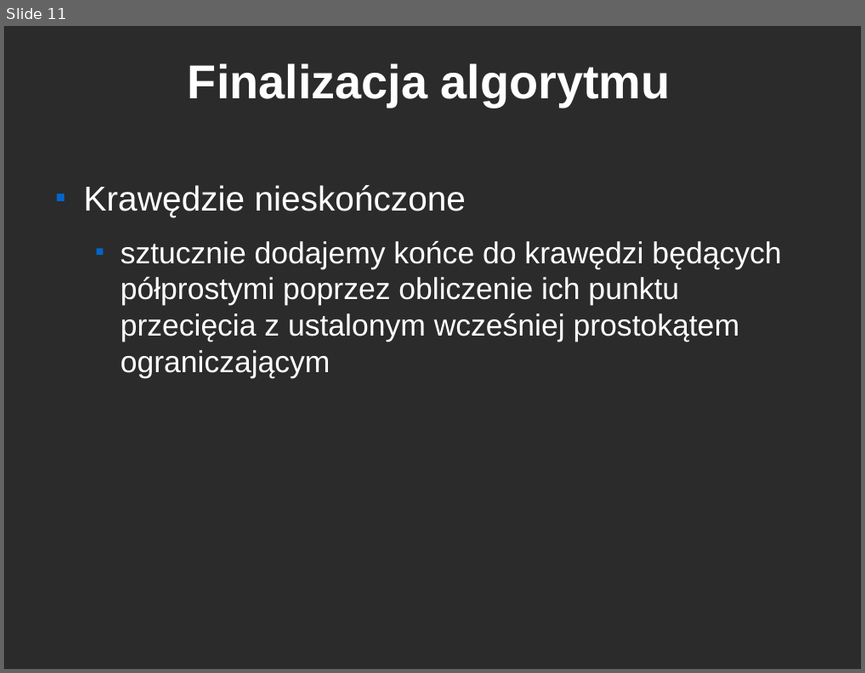
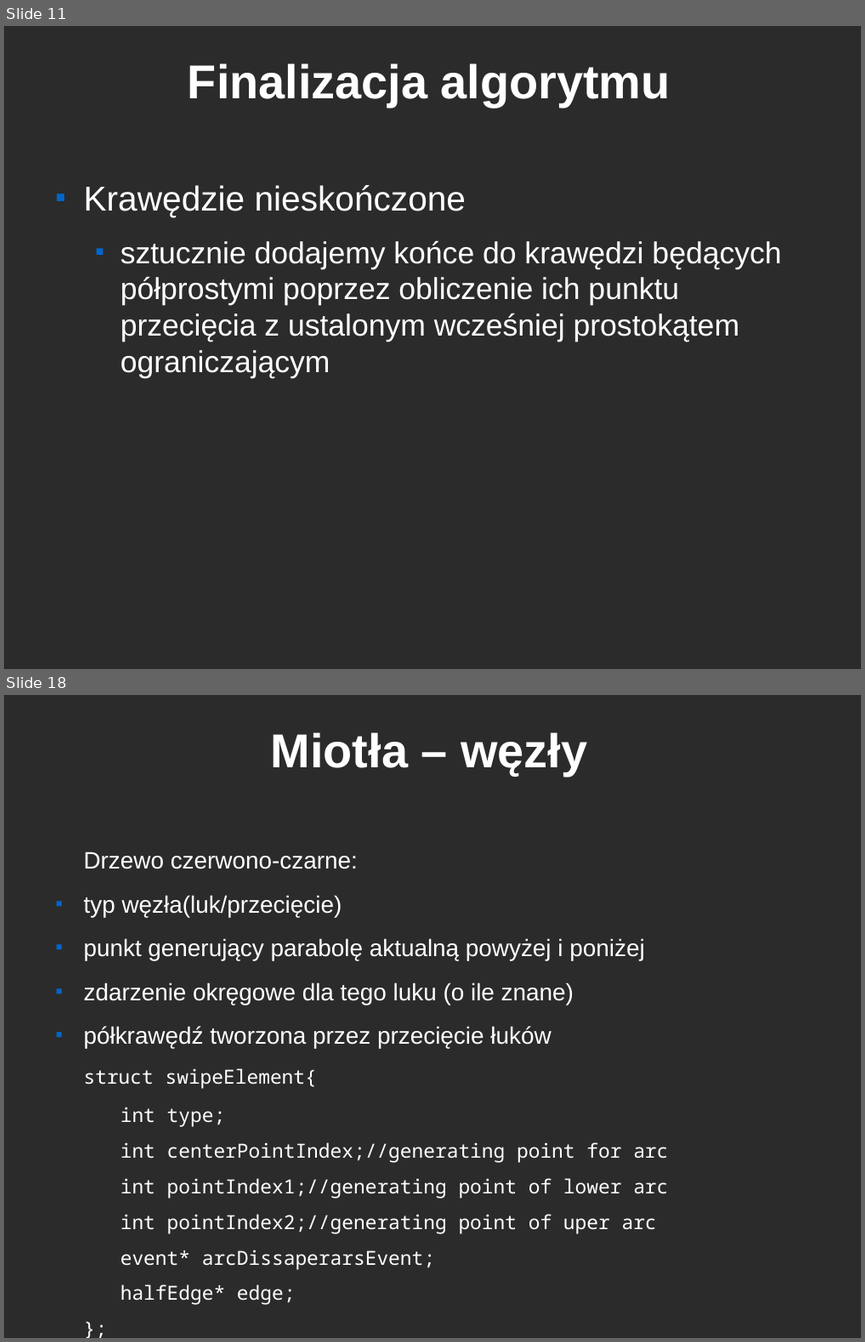
Before and after one commit to ghik/GO, a slide deck: fortune.odp. Shown one above the other, each under a label of ours: slide 11 before the commit, slides 11 and 18 after it; the slides between them are not shown. The pictures are 865x673 and 865x1342 pixels, drawn with LibreOffice and Linux fonts; fonts in the diff are those of the drawing; background and template pictures are left out; a plain dark background stands for a picture behind light text. Boxes give left, top, right and bottom in pixels: in the first picture for what was removed or moved away, otherwise in the second. Text is boxed around its words. In the diff, an @@ line names an element or a change of style, - is before the commit and + after.

```diff
--- a/fortune.odp
+++ b/fortune.odp
@@ slide 18 added at (4, 695, 861, 1338), background picture (left out) @@
@@ title added at (271, 732, 587, 776), 44 pt, text #FFFFFF, bold @@
+Miotła – węzły
@@ text added at (84, 851, 668, 1304), 18 pt, text #FFFFFF @@
+Drzewo czerwono-czarne:
+■ typ węzła(luk/przecięcie)
+■ punkt generujący parabolę aktualną powyżej i poniżej
+■ zdarzenie okręgowe dla tego luku (o ile znane)
+■ półkrawędź tworzona przez przecięcie łuków
+struct swipeElement{
+  int type;
+  int centerPointIndex;//generating point for arc
+  int pointIndex1;//generating point of lower arc
+  int pointIndex2;//generating point of uper arc
+  event* arcDissaperarsEvent;
+  halfEdge* edge;
+};
```
Also in this commit, not shown: 1 slide changed, 6 other slides added, 4 other files.
